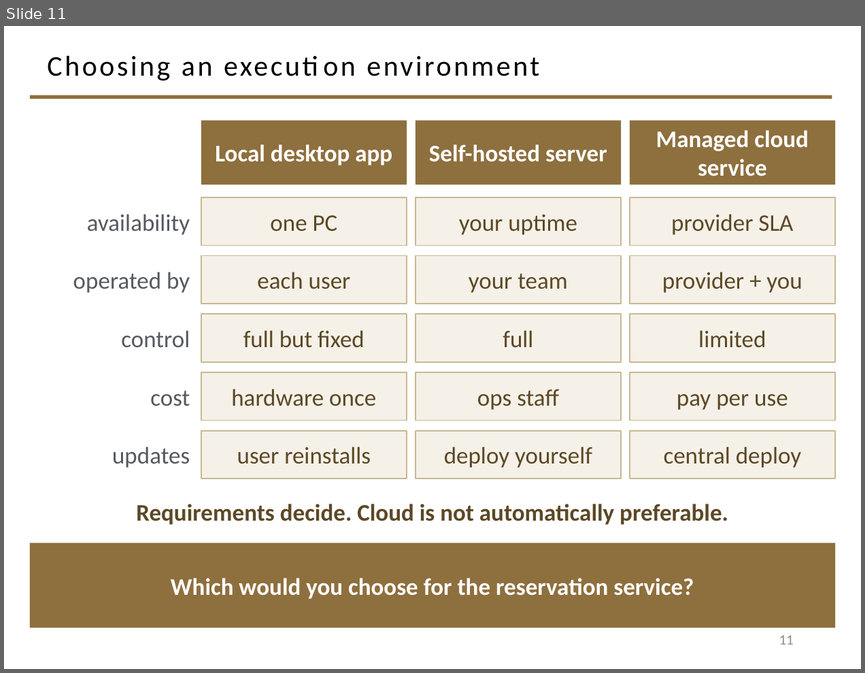
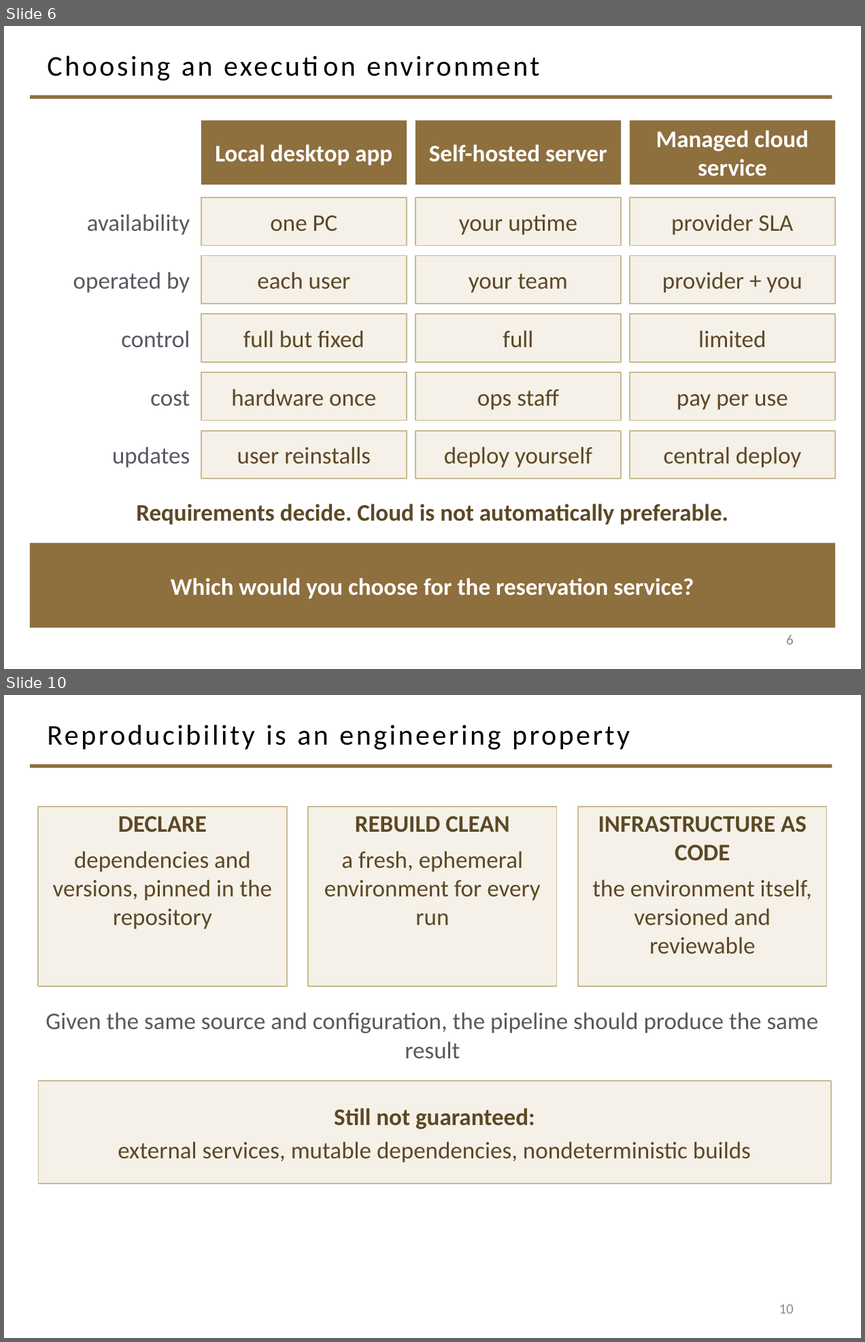
Before and after one commit to davisjam/model-based-agentic-software-engineering, a slide deck: course/lectures/act-3-software-in-the-world/02-compute-environments-and-data-management/3-1-Compute-Environments-and-Deployment.pptx. Shown one above the other, each under a label of ours: slide 11 before the commit, slides 6 and 10 after it; the slides between them are not shown. The pictures are 865x673 and 865x1342 pixels, drawn with LibreOffice and Linux fonts; fonts in the diff are those of the drawing; background and template pictures are left out. Boxes give left, top, right and bottom in pixels: in the first picture for what was removed or moved away, otherwise in the second. Text is boxed around its words. In the diff, an @@ line names an element or a change of style, - is before the commit and + after.

```diff
--- a/course/lectures/act-3-software-in-the-world/02-compute-environments-and-data-management/3-1-Compute-Environments-and-Deployment.pptx
+++ b/course/lectures/act-3-software-in-the-world/02-compute-environments-and-data-management/3-1-Compute-Environments-and-Deployment.pptx
@@ slide 10 added at [4,695,861,1338], background #FFFFFF; not listed: 1 template element that a slide beside it also shows @@
@@ title added at [47,724,630,750], 24 pt, text #000000 @@
+Reproducibility is an engineering property
@@ rectangle added at [38,807,287,986], fill #F5F1E8, outline #C9B991 1 pt, 20 pt, text #5C4826 @@
+DECLARE
+dependencies and versions, pinned in the repository
@@ rectangle added at [308,807,557,986], fill #F5F1E8, outline #C9B991 1 pt, 20 pt, text #5C4826 @@
+REBUILD CLEAN
+a fresh, ephemeral environment for every run
@@ rectangle added at [578,807,827,986], fill #F5F1E8, outline #C9B991 1 pt, 20 pt, text #5C4826 @@
+INFRASTRUCTURE AS CODE
+the environment itself, versioned and reviewable
@@ text added at [45,1012,819,1058], 20 pt, text #555960 @@
+Given the same source and configuration, the pipeline should produce the same result
@@ rectangle added at [38,1081,831,1183], fill #F5F1E8, outline #C9B991 1 pt, 20 pt, text #5C4826 @@
+Still not guaranteed:
+external services, mutable dependencies, nondeterministic builds
@@ page number added at [779,1304,793,1313], 12 pt, text #8C8C8C @@
+10
@@ what was slide 11 is now slide 6 @@
@@ page number at [786,635,793,644]: text changed @@
-11
+6
```
Also in this commit, not shown: 4 other slides added, 6 slides removed, 1 other file.
